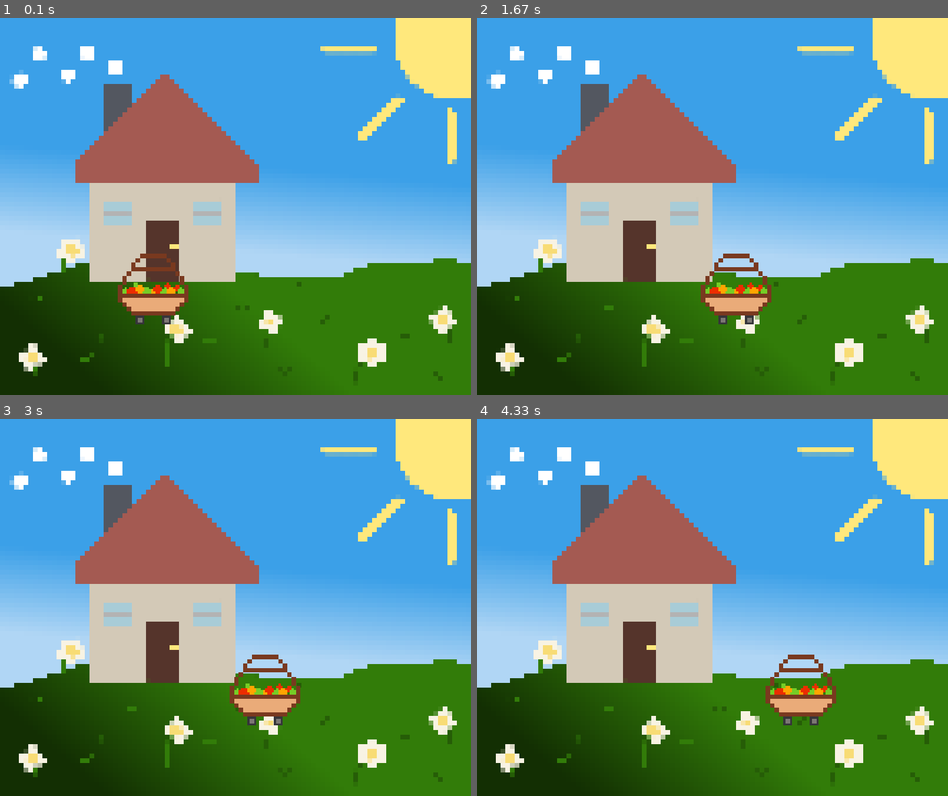
Above: before the commit, frames 1-4 (two rows, left to right).
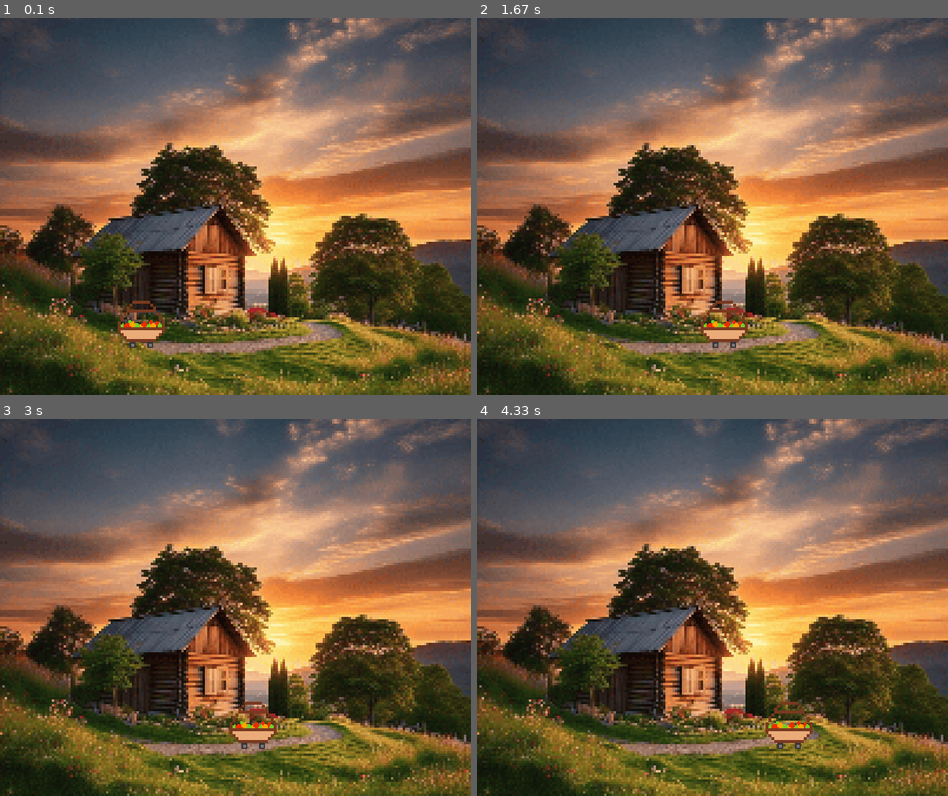
Above: after the commit, the same moments.

Repository: chickenSandwich-cpu/Fruit_Basket_pygame
Game: pygame game, started from Fruit_Basket/Fruit_Basket.py
Two runs of this game, one before a commit and one after it. Both use one fixed random seed, a clock stepped at 60 frames per second and the inputs below.
Inputs:
- Up to frame 1 (0.1 s): no input
- Up to frame 2 (1.67 s): hold Right 0.33-0.8 s; hold Right 0.83-1.3 s; hold Left from 1.33 s (still down)
- Up to frame 3 (3 s): release Left at 1.87 s; hold Left 1.9-2.3 s; hold Right 2.33-2.97 s
- Up to frame 4 (4.33 s): hold Left 3-3.47 s; hold Right 3.5-3.97 s; hold Right from 4 s (still down)

The runs differ from the first frame. In frame 1, 96% of the frame differs, in the area x 0-100%, y 0-100%; in frame 2, 96%; in frame 3, 96%; in frame 4, 96%.

Commit message:
new images

Diff:
--- a/Fruit_Basket/Fruit_Basket.py
+++ b/Fruit_Basket/Fruit_Basket.py
@@ -3,17 +3,23 @@
 import time
 
 # Initialize Pygame
+pygame.init()
+
+# Set up the display
 WIDTH, HEIGHT = 800, 640
 WIN = pygame.display.set_mode((WIDTH, HEIGHT))
 pygame.display.set_caption("Fruit Basket")
 
+# Set up game icon
+icon = pygame.image.load("assets/tomato.png")
+pygame.display.set_icon(icon)
 
-BASKET_WIDTH = 120
-BASKET_HEIGHT = 120
+BASKET_WIDTH = 80
+BASKET_HEIGHT = 80
 
 BASKET_VEL = 5
 
-BG = pygame.image.load("assets/pixelated_background.png")
+BG = pygame.image.load("assets/background.png")
 basket_img = pygame.image.load("assets/basket.png")
 basket_img = pygame.transform.scale(basket_img, (BASKET_WIDTH, BASKET_HEIGHT))
 
@@ -34,6 +40,7 @@
     pygame.display.update()
 
 
+# Game loop
 def main():
     run = True
 
Binary file added: Fruit_Basket/assets/background(1).png
Binary file changed: Fruit_Basket/assets/background.png
Renamed: Fruit_Basket/assets/pixelated_background.png -> Fruit_Basket/assets/pixelated_background(1).png
Binary file added: Fruit_Basket/assets/tomato.png
